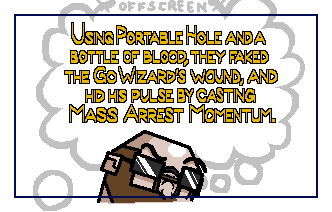
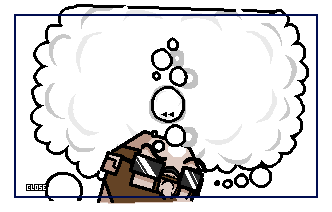
The second w=332, h=212 image is a revision of the first. Changes to its layers:
hid group "M" (15 layers) over (57, 19, 296, 138)
added layer "exitbubble2" above "exitbubble" over (26, 172, 83, 201)
hid "exitbubble", opacity 100% → 39% over (33, 170, 73, 211)
added layer "arrows" above "transitions2" over (161, 112, 174, 117)
added layer "transitions2" above "transitions" over (151, 37, 188, 153)
showed "transitions", moved it above "guy2" over (149, 50, 198, 147)
added layer "newballoon" above "balloon" over (30, 4, 309, 190)
hid "balloon", opacity 100% → 57% over (36, 0, 305, 193)
